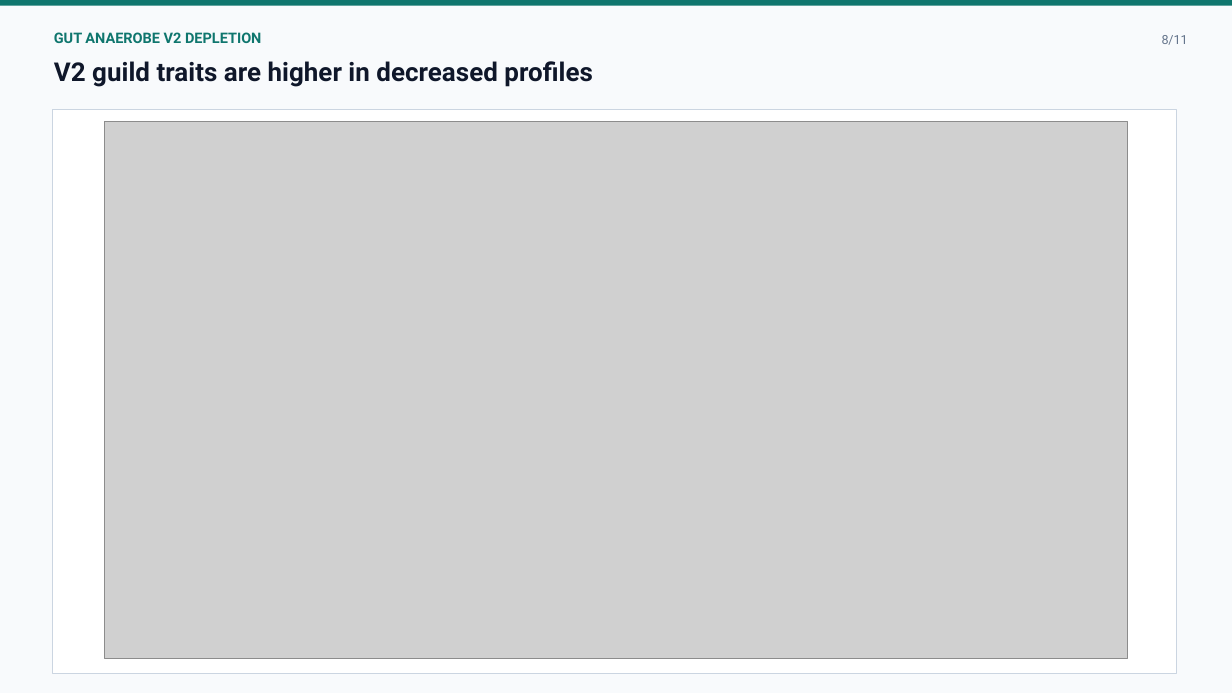
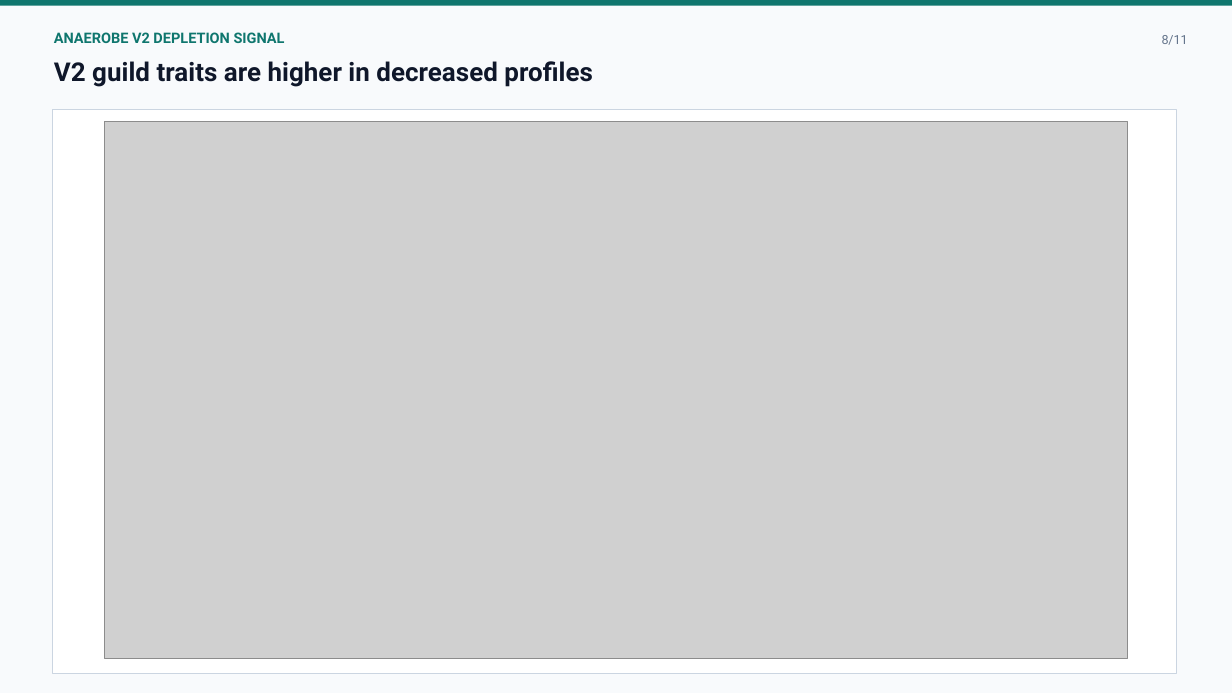
Before and after one commit to CultureBotAI/microbial-trait-profiling, a slide deck: slide 8 of trait-visualization/trait-profile-investigation/trait_profile_investigation_figures.pptx. Drawn at 1232x693 pixels with LibreOffice and Linux fonts; fonts in the diff are those of the drawing; grey boxes stand for pictures. Boxes give left, top, right and bottom in pixels: in the first picture for what was removed or moved away, otherwise in the second. Text is boxed around its words. In the diff, an @@ line names an element or a change of style, - is before the commit and + after.

```diff
--- a/trait-visualization/trait-profile-investigation/trait_profile_investigation_figures.pptx
+++ b/trait-visualization/trait-profile-investigation/trait_profile_investigation_figures.pptx
@@ text at [54,32,285,43]: text changed @@
-GUT ANAEROBE V2 DEPLETION
+ANAEROBE V2 DEPLETION SIGNAL
```
Also in this commit, not shown: 4 other slides changed, 55 other files.
